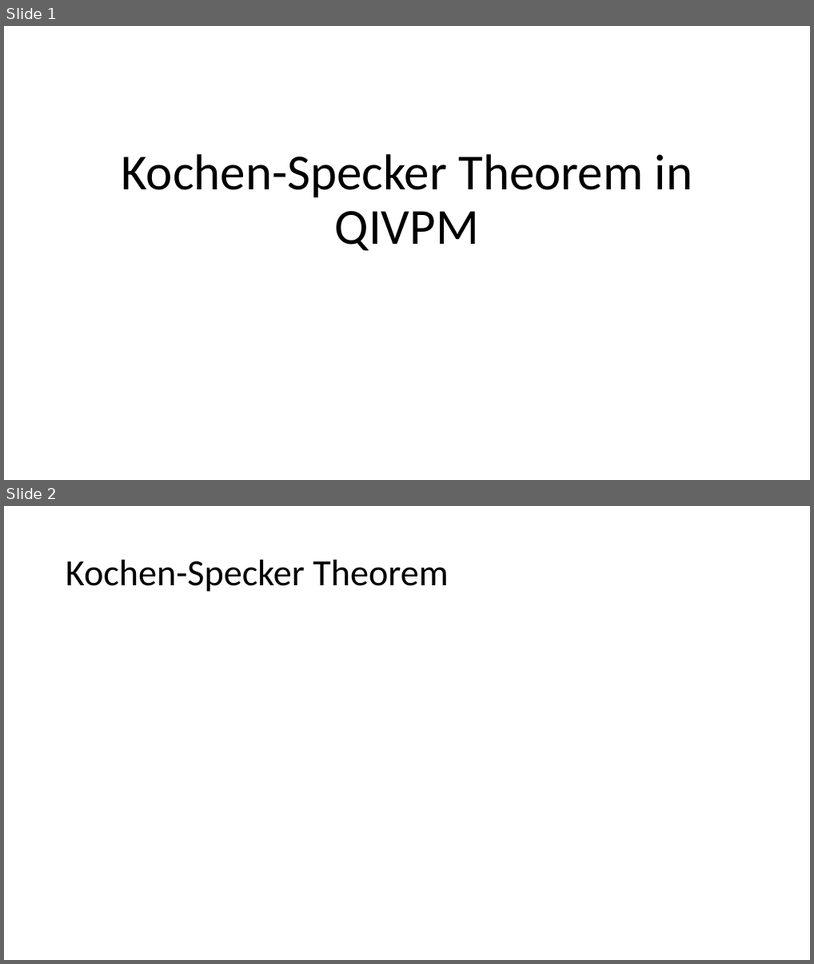
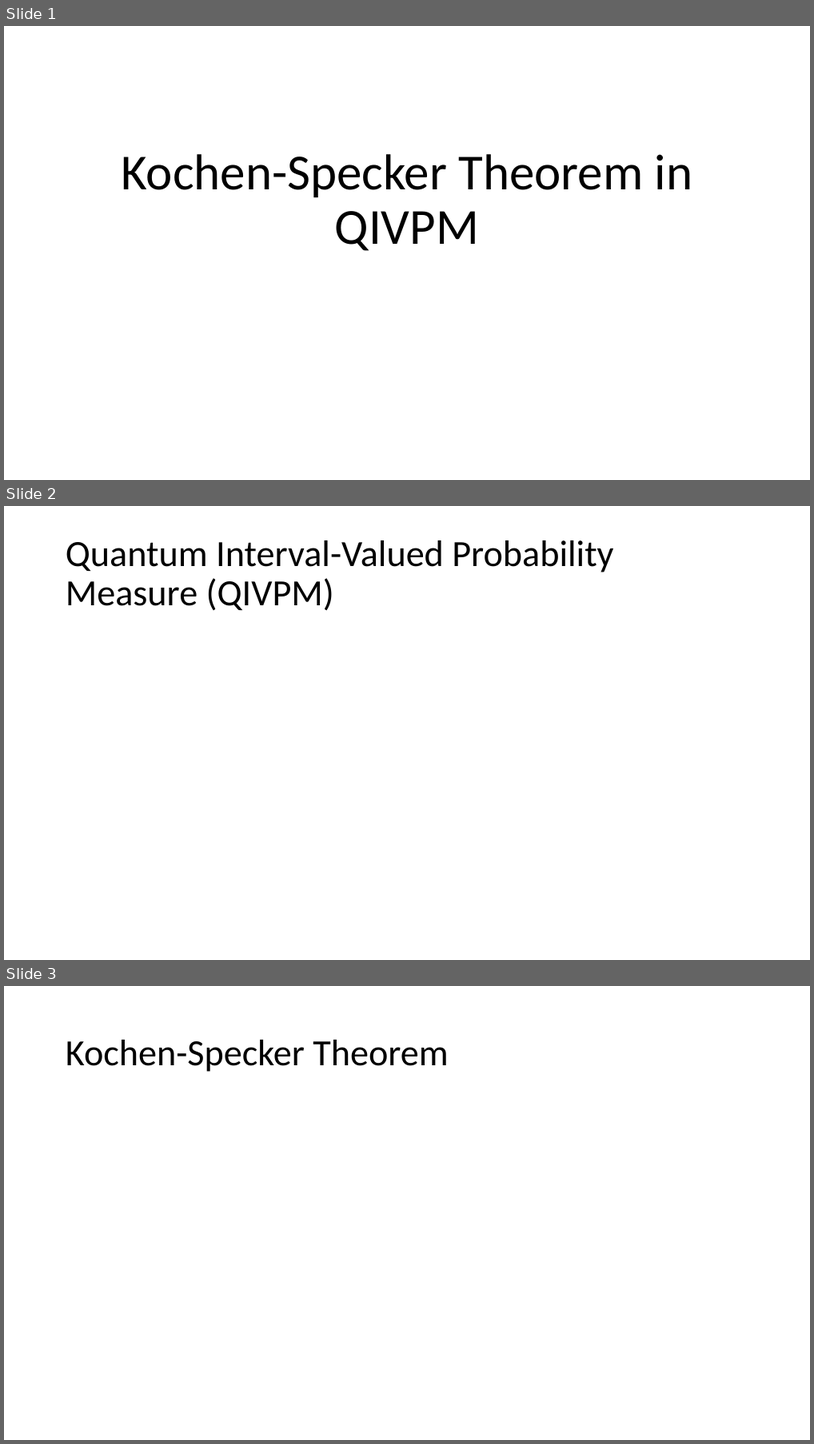
Before and after one commit to yuttai/Contextuality-and-Nonlocality-in-Discrete-Quantum-Theory, a slide deck: Kochen-Specker Theorem in QIVPM.pptx. Shown one above the other, each under a label of ours: slides 1 and 2 before the commit, slides 1, 2 and 3 after it. The pictures are 814x964 and 814x1444 pixels, drawn with LibreOffice and Linux fonts; fonts in the diff are those of the drawing; grey boxes stand for pictures. Boxes give left, top, right and bottom in pixels: in the first picture for what was removed or moved away, otherwise in the second. Text is boxed around its words. In the diff, an @@ line names an element or a change of style, - is before the commit and + after.

```diff
--- a/Kochen-Specker Theorem in QIVPM.pptx
+++ b/Kochen-Specker Theorem in QIVPM.pptx
@@ slide 2 added at [4,506,810,960], background #FFFFFF @@
@@ title added at [66,540,614,611], 44 pt, text #000000 @@
+Quantum Interval-Valued Probability Measure (QIVPM)
@@ what was slide 2 is now slide 3 @@
```
Also in this commit, not shown: 1 other slide added, 1 slide removed, 2 other files.
